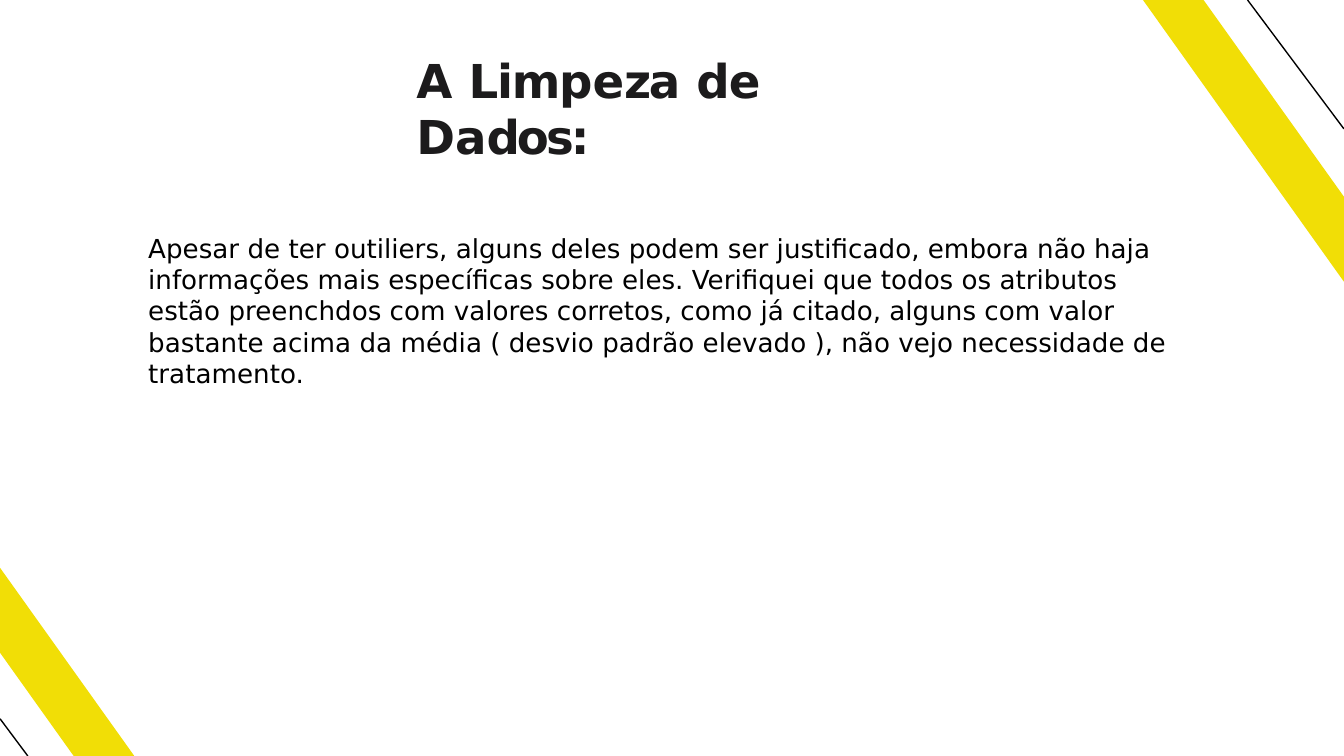
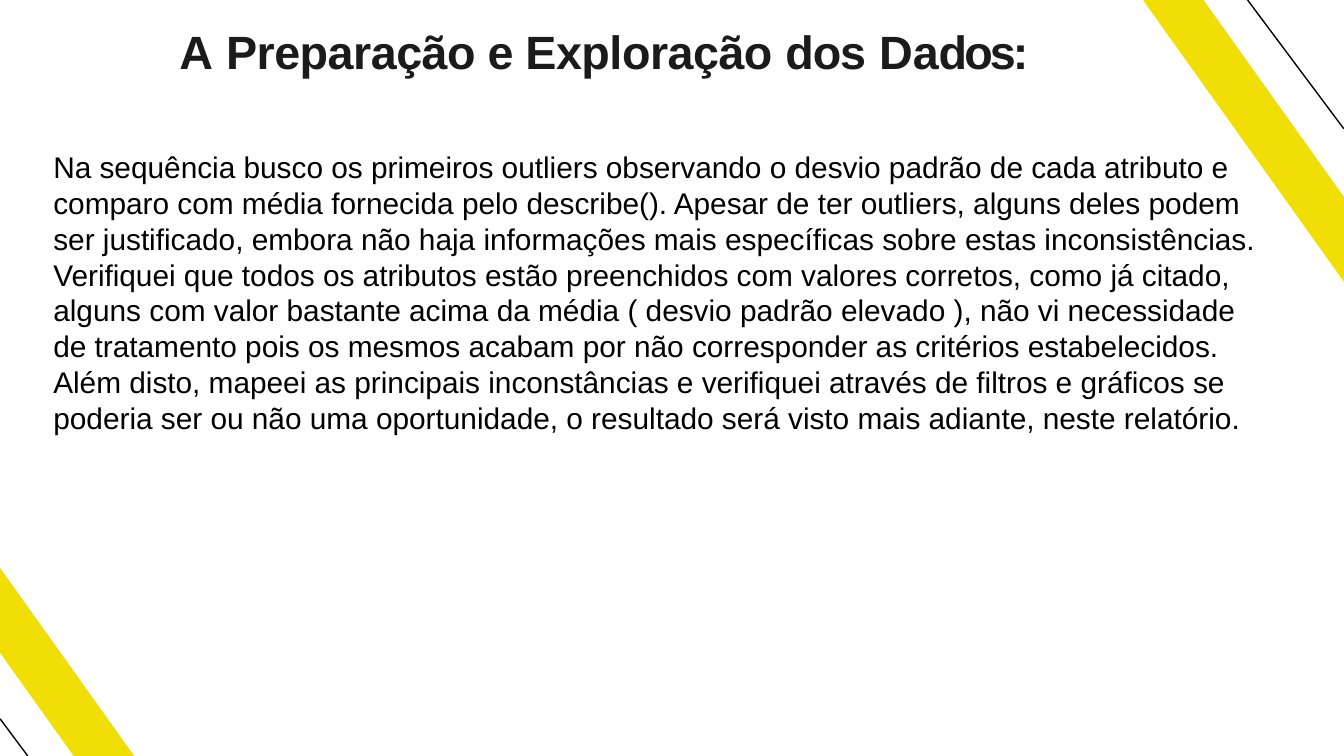
Before and after one commit to valdirdpg/curso-dnc, a slide deck: slide 17 of MODULO-3/MINI-PROJETO/Mini Projeto - Roof Imoveis.pptx (slide 14 before the commit). Drawn at 1344x756 pixels with LibreOffice and Linux fonts; fonts in the diff are those of the drawing. Boxes give left, top, right and bottom in pixels: in the first picture for what was removed or moved away, otherwise in the second. Text is boxed around its words. In the diff, an @@ line names an element or a change of style, - is before the commit and + after.

```diff
--- a/MODULO-3/MINI-PROJETO/Mini Projeto - Roof Imoveis.pptx
+++ b/MODULO-3/MINI-PROJETO/Mini Projeto - Roof Imoveis.pptx
@@ title at box(179, 35, 1028, 78): text changed; font DejaVu Sans to Arial @@
-A Limpeza de Dados:
+A Preparação e Exploração dos Dados:
@@ text at box(53, 156, 1254, 434): text changed; size 14 to 16 pt; font DejaVu Sans to Arial @@
-Apesar de ter outiliers, alguns deles podem ser justificado, embora não haja informações mais específicas sobre eles. Verifiquei que todos os atributos estão preenchdos com valores corretos, como já citado, alguns com valor bastante acima da média ( desvio padrão elevado ), não vejo necessidade de tratamento.
+Na sequência busco os primeiros outliers observando o desvio padrão de cada atributo e comparo com média fornecida pelo describe(). Apesar de ter outliers, alguns deles podem ser justificado, embora não haja informações mais específicas sobre estas inconsistências. Verifiquei que todos os atributos estão preenchidos com valores corretos, como já citado, alguns com valor bastante acima da média ( desvio padrão elevado ), não vi necessidade de tratamento pois os mesmos acabam por não corresponder as critérios estabelecidos. Além disto, mapeei as principais inconstâncias e verifiquei através de filtros e gráficos se poderia ser ou não uma oportunidade, o resultado será visto mais adiante, neste relatório.
```
Also in this commit, not shown: 13 other slides changed, 26 slides added, 3 slides removed, 38 other files.
